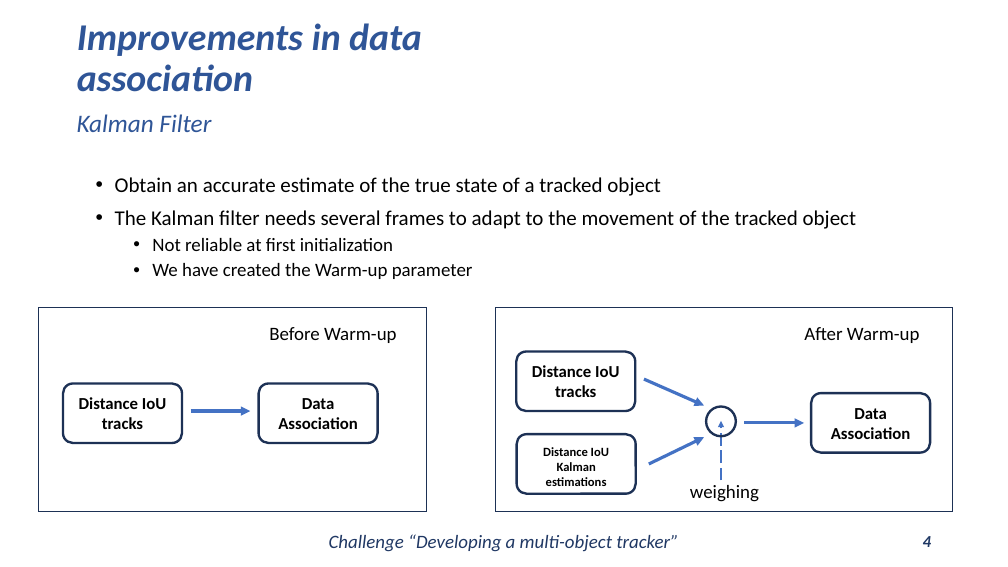
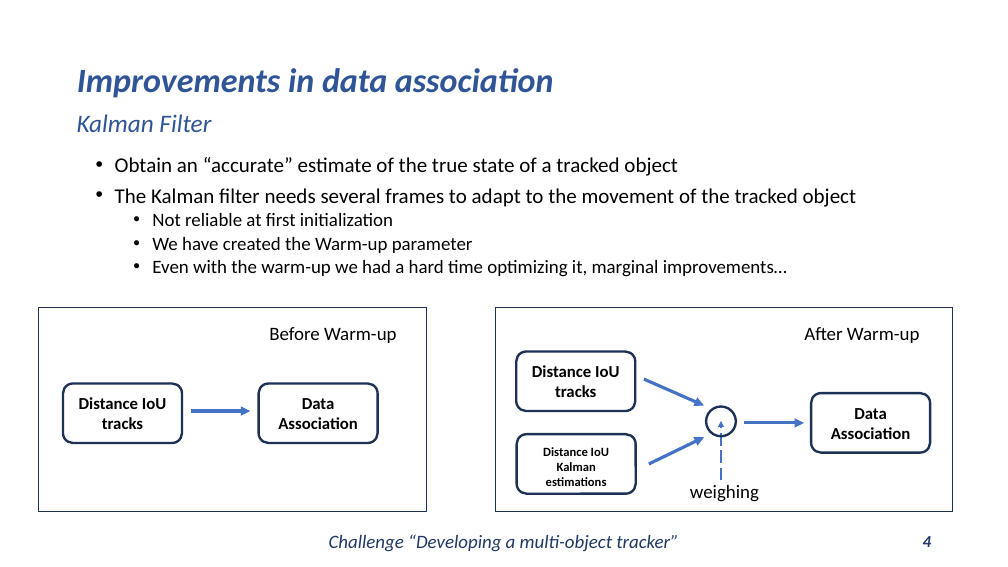
Before and after one commit to Javimh18/DL4VSP, a slide deck: slide 4 of dlvsp_challenge_material/challenge.pptx. Drawn at 1008x567 pixels with LibreOffice and Linux fonts; fonts in the diff are those of the drawing. Boxes give left, top, right and bottom in pixels: in the first picture for what was removed or moved away, otherwise in the second. Text is boxed around its words. In the diff, an @@ line names an element or a change of style, - is before the commit and + after.

```diff
--- a/dlvsp_challenge_material/challenge.pptx
+++ b/dlvsp_challenge_material/challenge.pptx
@@ title "Improvements in data association" at [77,68,554,98]: size 36 to 32.4 pt @@
@@ subtitle "Obtain an “accurate” estimate of ...": place and size @@
-subtitle "Obtain an “accurate” estimate of ..." at [115,177,857,279]
+subtitle "Obtain an “accurate” estimate of ..." at [115,157,857,277]
@@ subtitle at [115,157,678,176]: text changed @@
-• Obtain an accurate estimate of the true state of a tracked object
+• Obtain an “accurate” estimate of the true state of a tracked object
@@ subtitle at [115,188,857,253]: line spacing 0.9 to 0.8 @@
@@ subtitle at [152,260,787,277]: paragraph added @@
+  • Even with the warm-up we had a hard time optimizing it, marginal improvements…
```
Also in this commit, not shown: 10 other slides changed, 4 slides added.
